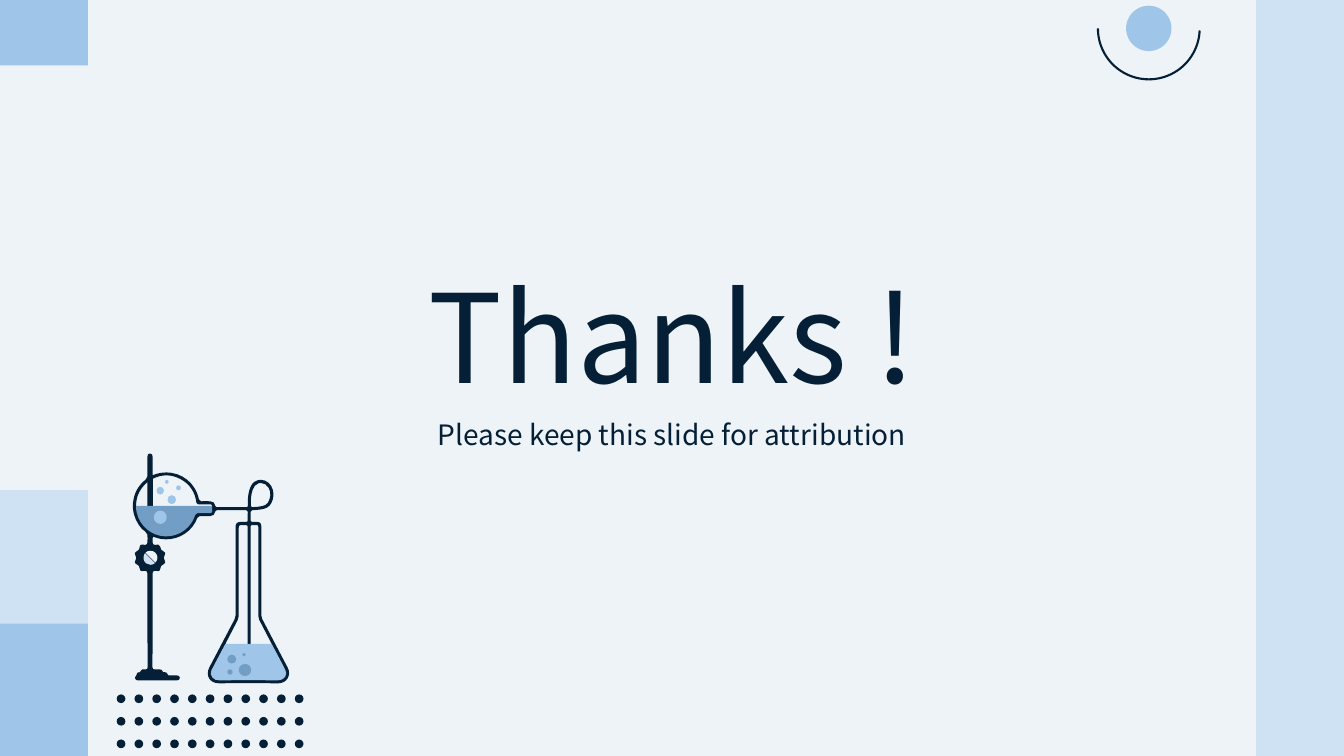
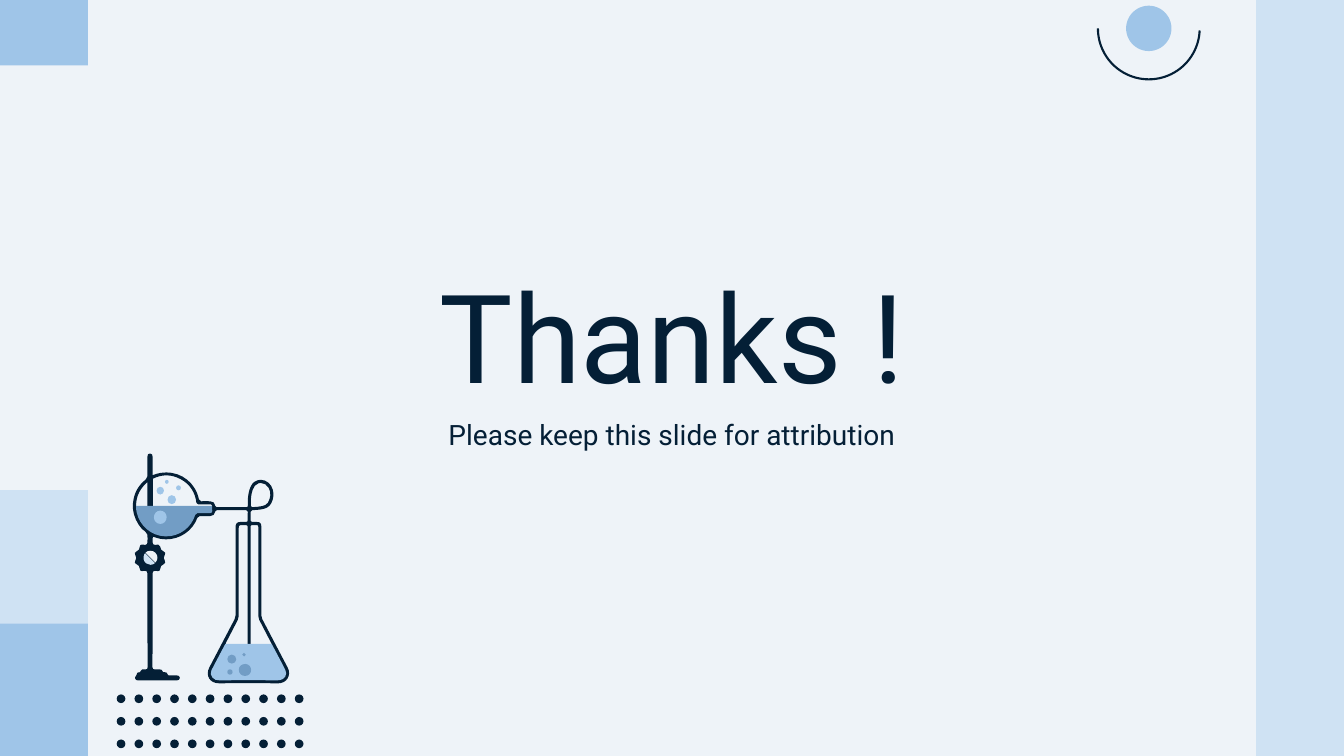
Before and after one commit to CL-ken/CL-ken.github.io, a slide deck: slide 20 of 2025/25_Welcome.pptx. Drawn at 1344x756 pixels with LibreOffice and Linux fonts; fonts in the diff are those of the drawing. Boxes give left, top, right and bottom in pixels: in the first picture for what was removed or moved away, otherwise in the second. Text is boxed around its words. In the diff, an @@ line names an element or a change of style, - is before the commit and + after.

```diff
--- a/2025/25_Welcome.pptx
+++ b/2025/25_Welcome.pptx
@@ text "Thanks !" at (440, 290, 842, 385): font Noto Sans CJK KR to Roboto @@
@@ text "Please keep this slide for ..." at (448, 423, 895, 451): font Noto Sans CJK KR to Roboto @@
```
Also in this commit, not shown: 19 other slides changed, 3 other files.
